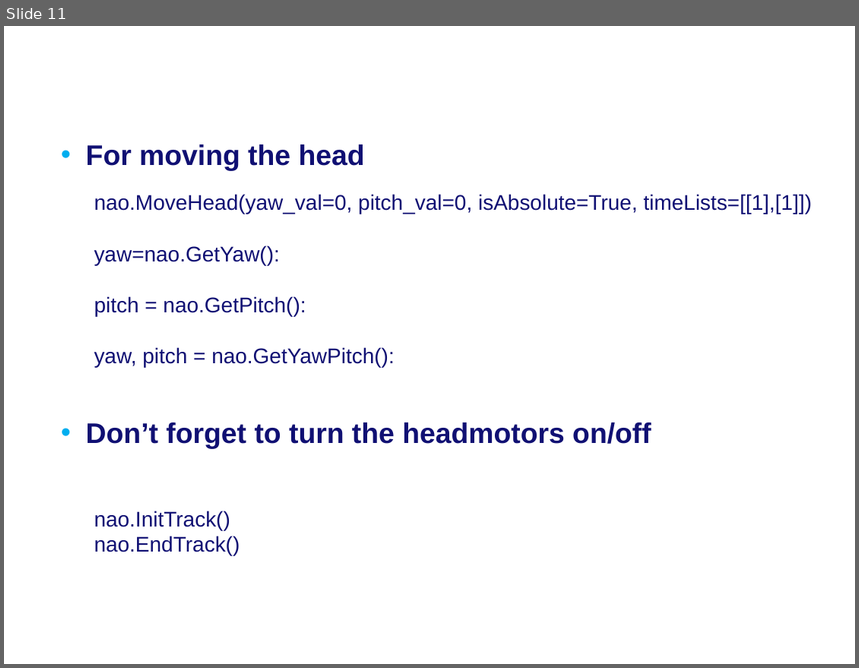
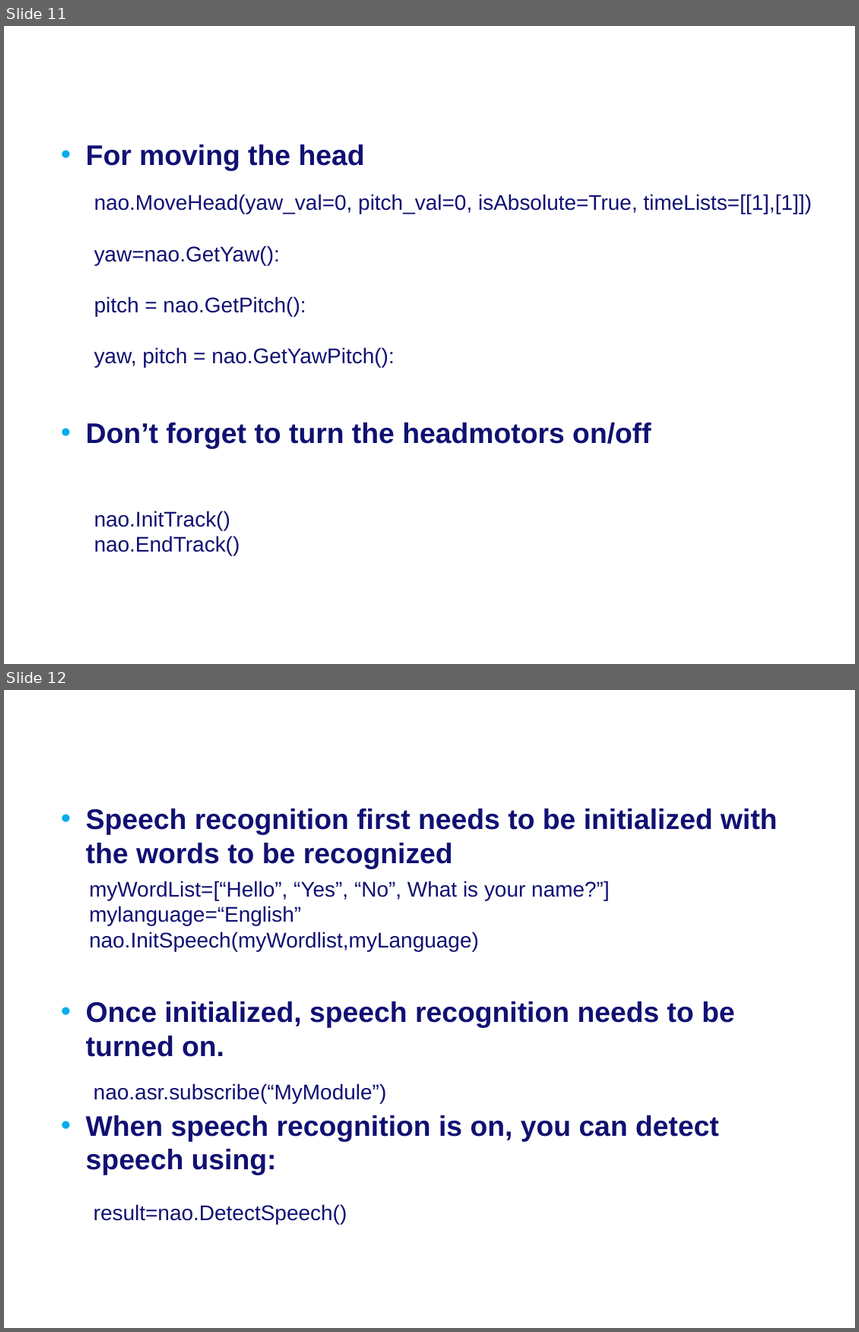
Before and after one commit to Rctue/nao-lib, a slide deck: Manual nao-lib.pptx. Shown one above the other, each under a label of ours: slide 11 before the commit, slides 11 and 12 after it. The pictures are 859x668 and 859x1332 pixels, drawn with LibreOffice and Linux fonts; fonts in the diff are those of the drawing; background and template pictures are left out. Boxes give left, top, right and bottom in pixels: in the first picture for what was removed or moved away, otherwise in the second. Text is boxed around its words. In the diff, an @@ line names an element or a change of style, - is before the commit and + after.

```diff
--- a/Manual nao-lib.pptx
+++ b/Manual nao-lib.pptx
@@ slide 12 added at [4, 690, 855, 1328], background #FFFFFF @@
@@ title added at [86, 809, 349, 835], 28 pt, text #FFFFFF, bold @@
+Speech recognition
@@ text added at [86, 809, 778, 1176], 24 pt, text #101073, bold @@
+• Speech recognition first needs to be initialized with the words to be recognized
+• Once initialized, speech recognition needs to be turned on.
+• When speech recognition is on, you can detect speech using:
@@ text added at [89, 881, 610, 951], 18 pt, text #101073 @@
+myWordList=[“Hello”, “Yes”, “No”, What is your name?”]
+mylanguage=“English”
+nao.InitSpeech(myWordlist,myLanguage)
@@ text added at [94, 1084, 387, 1103], 18 pt, text #101073 @@
+nao.asr.subscribe(“MyModule”)
@@ text added at [94, 1205, 348, 1224], 18 pt, text #101073 @@
+result=nao.DetectSpeech()
```
Also in this commit, not shown: 1 slide changed, 7 other slides added, 1 slide removed, 2 other files.
